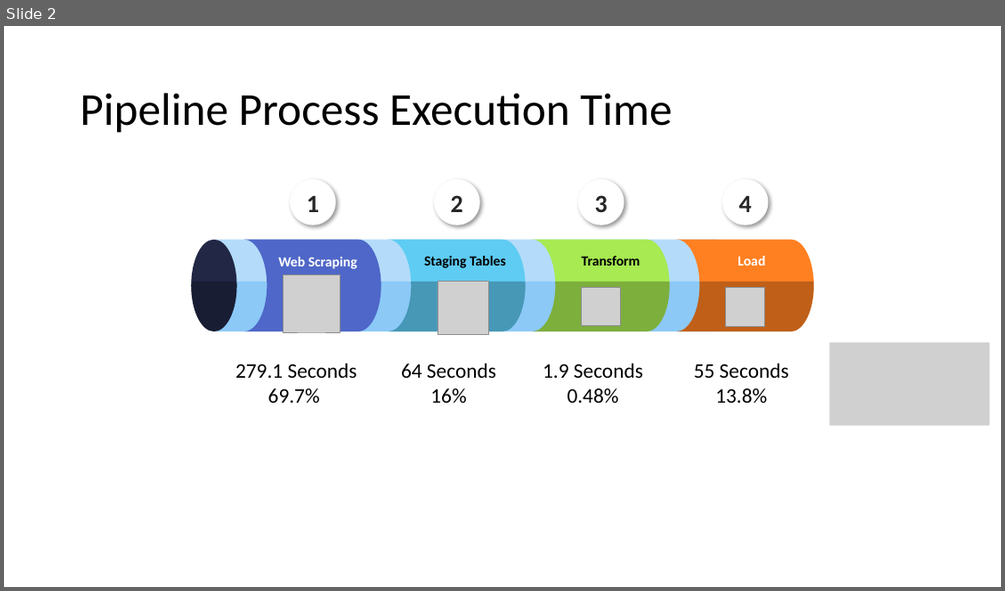
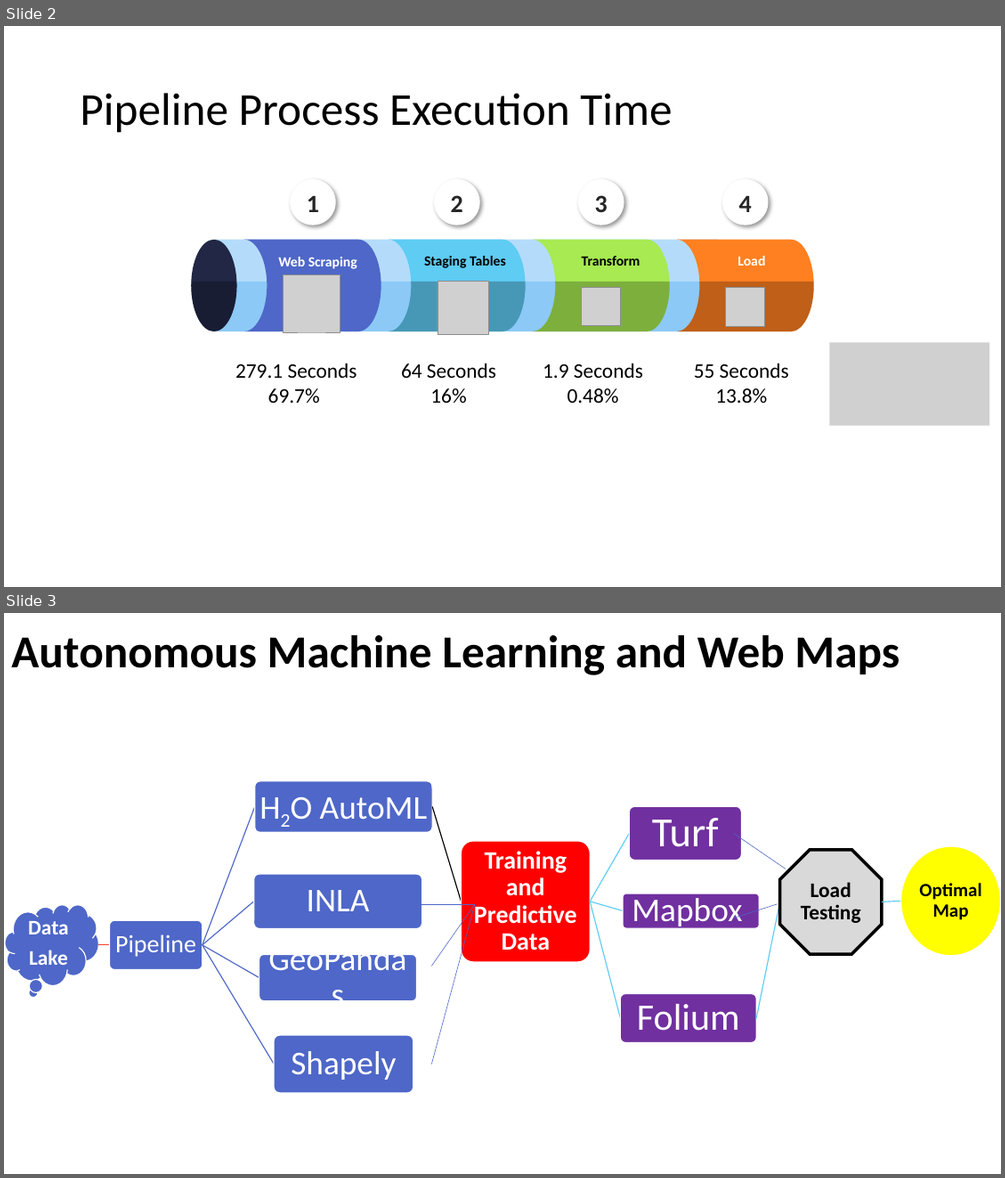
Before and after one commit to shalabyamr/Web_Maps_with_Auto_ML_Forecasts, a slide deck: Report/Pipeline_Process.pptx. Shown one above the other, each under a label of ours: slide 2 before the commit, slides 2 and 3 after it. The pictures are 1005x591 and 1005x1178 pixels, drawn with LibreOffice and Linux fonts; fonts in the diff are those of the drawing; grey boxes stand for pictures. Boxes give left, top, right and bottom in pixels: in the first picture for what was removed or moved away, otherwise in the second. Text is boxed around its words. In the diff, an @@ line names an element or a change of style, - is before the commit and + after.

```diff
--- a/Report/Pipeline_Process.pptx
+++ b/Report/Pipeline_Process.pptx
@@ slide 3 added at bbox=[4, 613, 1001, 1174], background #FFFFFF @@
@@ title added at bbox=[11, 635, 899, 675], 44 pt, text #000000, bold @@
+Autonomous Machine Learning and Web Maps
@@ line added from (734, 834) to (785, 868), #4E67C8 0.5 pt @@
@@ line added from (418, 904) to (475, 904), #4E67C8 0.5 pt @@
@@ line added from (432, 966) to (475, 904), #4E67C8 0.5 pt @@
@@ line added from (432, 1064) to (475, 904), #4E67C8 0.5 pt @@
@@ line added from (734, 918) to (777, 904), #4E67C8 0.5 pt @@
@@ group added at bbox=[5, 781, 1001, 1093]: 12 texts, 11 freeform shapes, 9 rounded rectangles, 1 thought cloud, 1 octagon, 1 ellipse @@
+Data
+Lake
+Pipeline
+H2O AutoML
+Training and Predictive Data
+Turf
+Mapbox
+Folium
+Load Testing
+Optimal Map
+INLA
+GeoPandas
+Shapely
```
Also in this commit, not shown: 1 other slide added, 1 other file.
